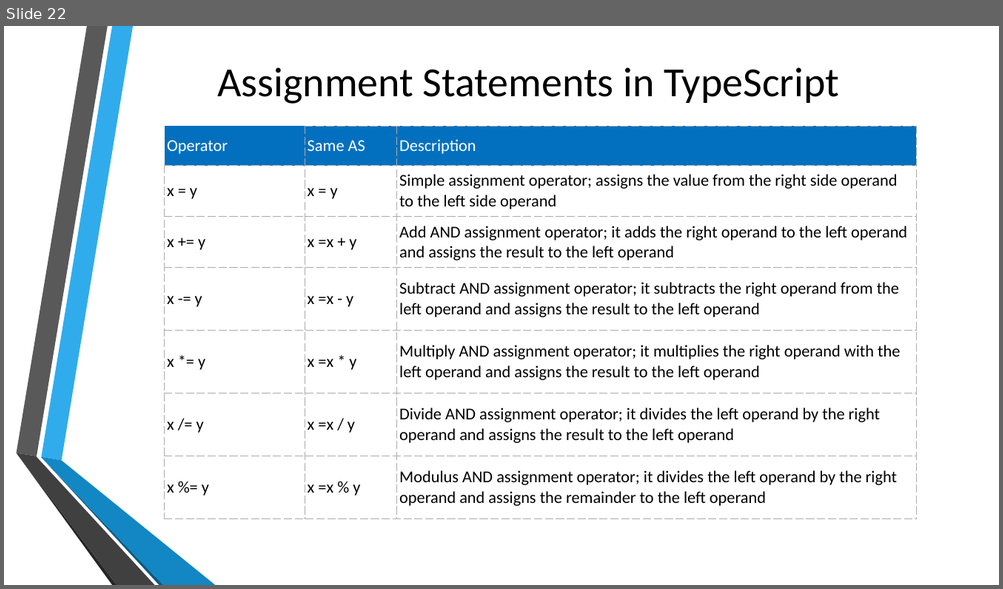
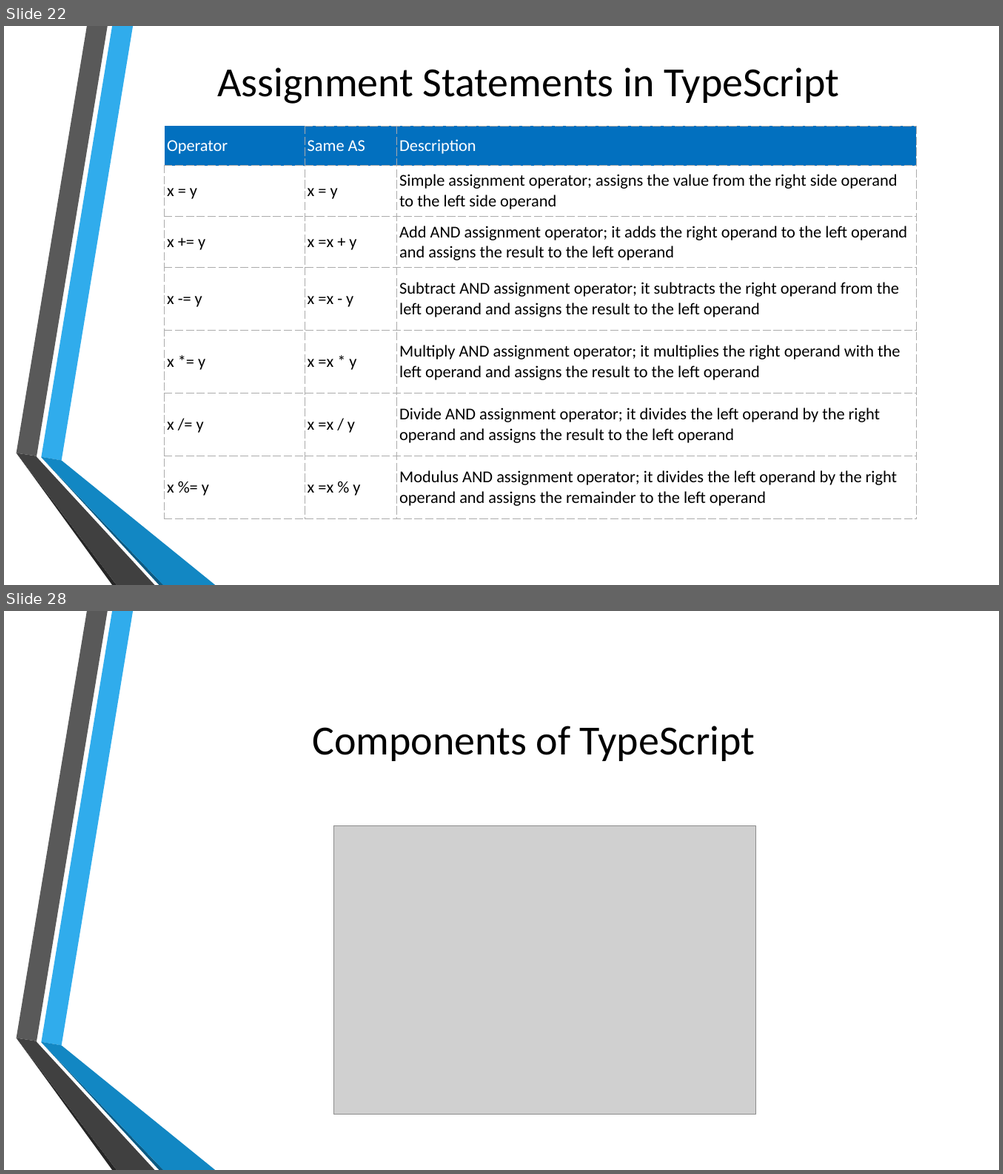
Before and after one commit to kalyank12/SoftwareParadigms, a slide deck: PPT/Group02-Component1.pptx. Shown one above the other, each under a label of ours: slide 22 before the commit, slides 22 and 28 after it; the slides between them are not shown. The pictures are 1003x589 and 1003x1174 pixels, drawn with LibreOffice and Linux fonts; fonts in the diff are those of the drawing; grey boxes stand for pictures; background and template pictures are left out. Boxes give left, top, right and bottom in pixels: in the first picture for what was removed or moved away, otherwise in the second. Text is boxed around its words. In the diff, an @@ line names an element or a change of style, - is before the commit and + after.

```diff
--- a/PPT/Group02-Component1.pptx
+++ b/PPT/Group02-Component1.pptx
@@ slide 28 added at box(4, 611, 999, 1170), background picture (left out); not listed: 6 template elements that a slide beside it also shows @@
@@ title added at box(313, 726, 755, 761), 40 pt, text #000000 @@
+Components of TypeScript
@@ picture added at box(334, 826, 756, 1115) @@
```
Also in this commit, not shown: 7 other slides added.
